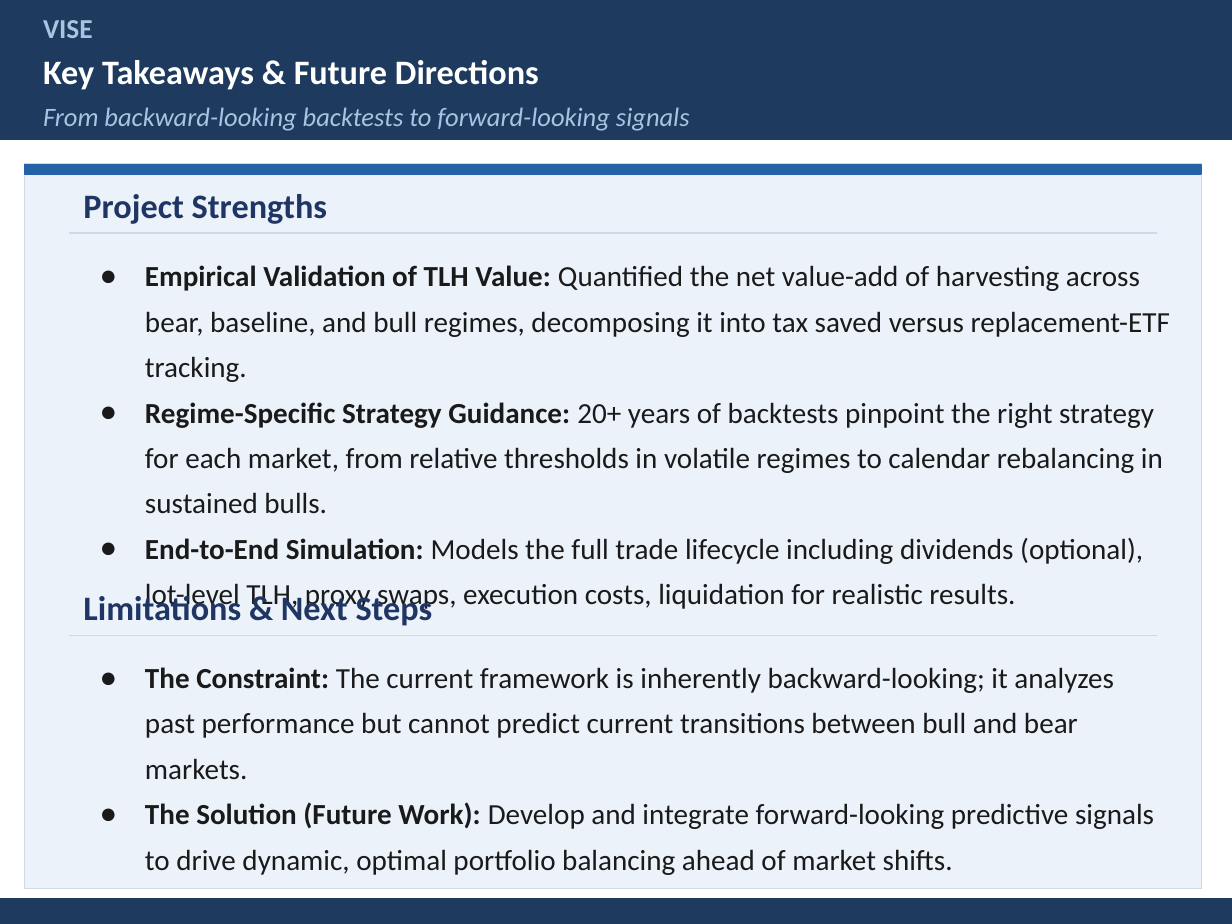
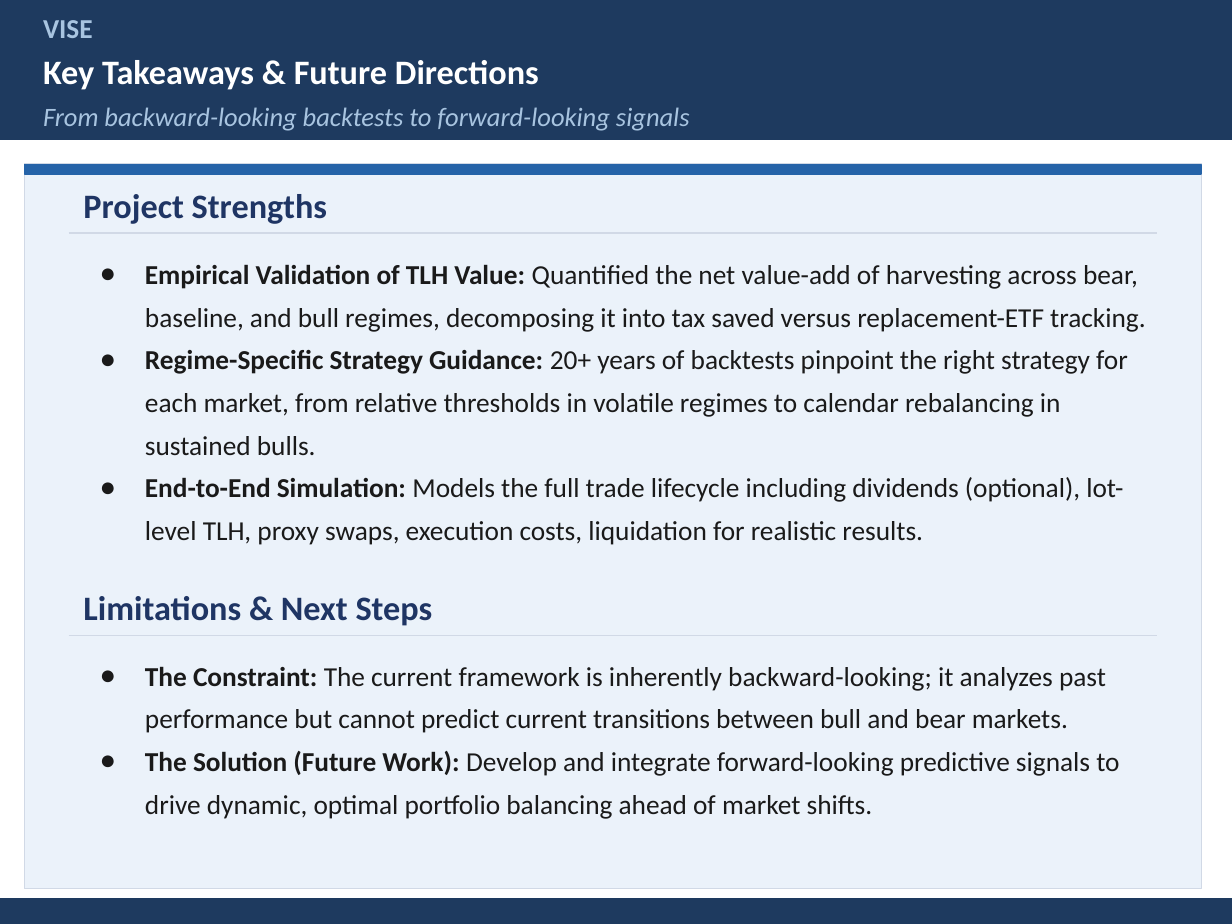
Before and after one commit to NathanArimilli24/portfolio-tlh-optimizer, a slide deck: slide 10 of report/Vise_Presentation_Slides.pptx. Drawn at 1232x924 pixels with LibreOffice and Linux fonts; fonts in the diff are those of the drawing. Boxes give left, top, right and bottom in pixels: in the first picture for what was removed or moved away, otherwise in the second. Text is boxed around its words. In the diff, an @@ line names an element or a change of style, - is before the commit and + after.

```diff
--- a/report/Vise_Presentation_Slides.pptx
+++ b/report/Vise_Presentation_Slides.pptx
@@ text "Empirical Validation of TLH Value: ..." at [145,264,1145,545]: size 17 to 16 pt @@
@@ text "The Constraint: The current framework ..." at [145,666,1119,819]: size 17 to 16 pt @@
```
Also in this commit, not shown: 2 other slides changed, 1 other file.
